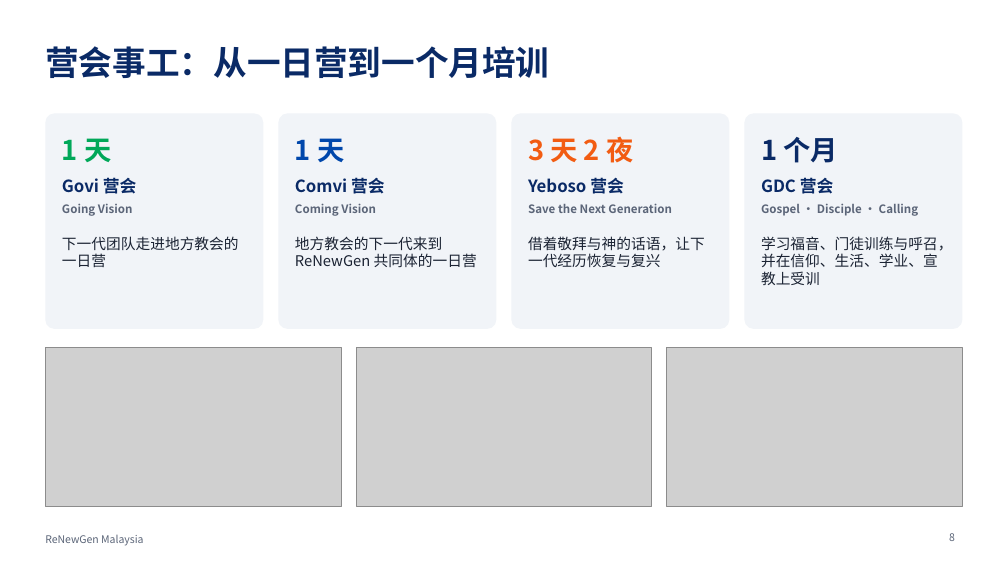
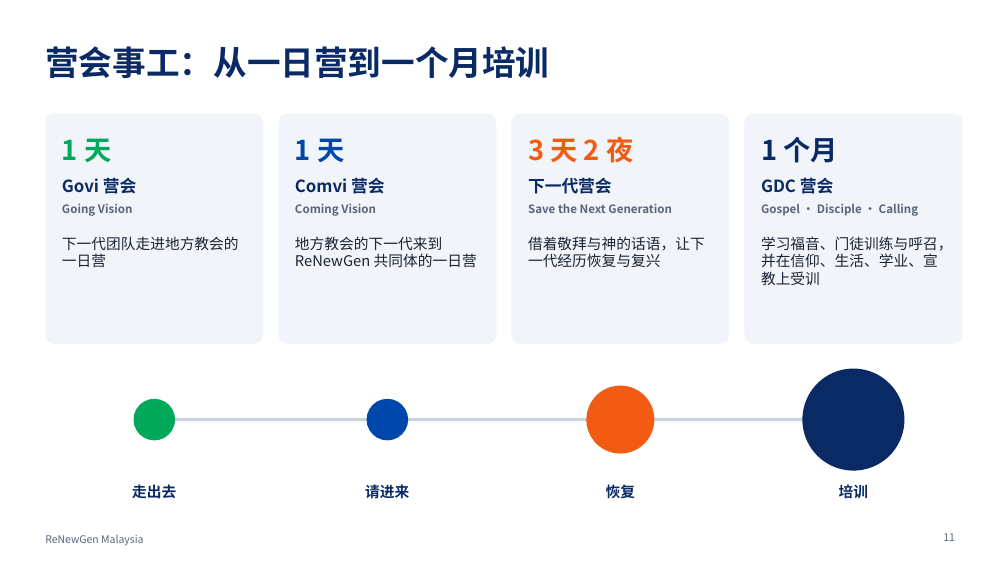
Before and after one commit to ChampionJohan/Johan, a slide deck: slide 11 of renewgen-malaysia/ReNewGen_Malaysia_ZH.pptx (slide 8 before the commit). Drawn at 1008x567 pixels with LibreOffice and Linux fonts; fonts in the diff are those of the drawing; grey boxes stand for pictures. Boxes give left, top, right and bottom in pixels: in the first picture for what was removed or moved away, otherwise in the second. Text is boxed around its words. In the diff, an @@ line names an element or a change of style, - is before the commit and + after.

```diff
--- a/renewgen-malaysia/ReNewGen_Malaysia_ZH.pptx
+++ b/renewgen-malaysia/ReNewGen_Malaysia_ZH.pptx
@@ rounded rectangle: place and size @@
-rounded rectangle at (511,113,729,329)
+rounded rectangle at (511,113,729,344)
@@ text at (528,177,612,194): text changed @@
-Yeboso 营会
+下一代营会
@@ picture removed at (45,348,341,507) @@
@@ picture removed at (356,348,652,507) @@
@@ picture removed at (667,348,963,507) @@
@@ ellipse added at (587,386,655,454), fill #F25C12 @@
@@ ellipse added at (802,369,904,471), fill #0A2A66 @@
@@ ellipse added at (134,399,175,441), fill #00A859 @@
@@ ellipse added at (367,399,408,441), fill #0047AB @@
@@ line added from (154, 420) to (854, 420), #C9D2DF 3 pt @@
@@ text added at (132,484,176,499), 14 pt, text #0A2A66, bold @@
+走出去
@@ text added at (365,484,409,499), 14 pt, text #0A2A66, bold @@
+请进来
@@ text added at (606,482,635,501), 14 pt, text #0A2A66, bold @@
+恢复
@@ text added at (839,484,868,499), 14 pt, text #0A2A66, bold @@
+培训
@@ page number at (943,533,955,541): text changed @@
-8
+11
```
Also in this commit, not shown: 11 other slides changed, 3 slides added, 9 other files.
